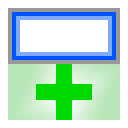
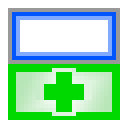
Two versions of the same layered image (128 × 128). Layer-by-layer changes:
painted on "Layer 1" over (x1=8, y1=64, x2=120, y2=120)
